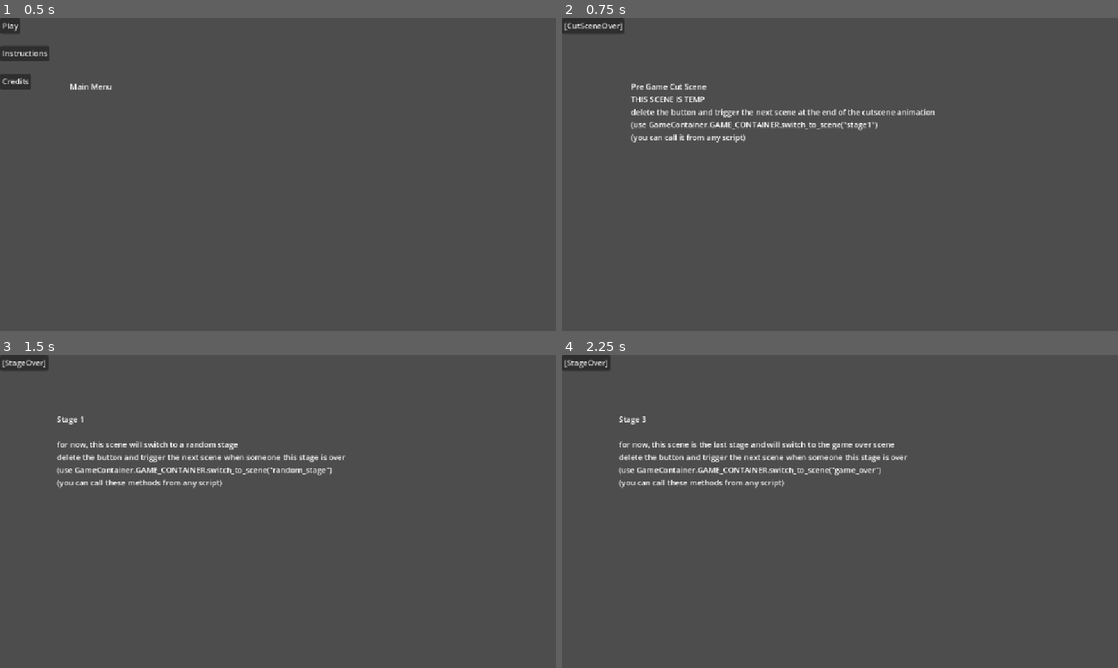
Above: before the commit, frames 1-4 (two rows, left to right).
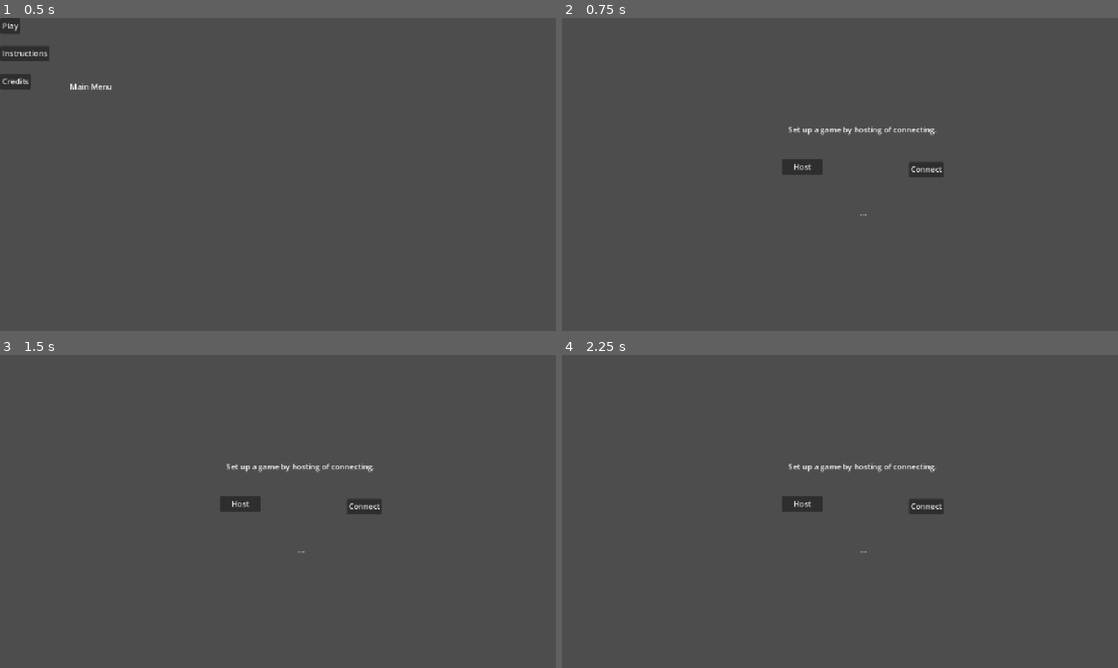
Above: after the commit, the same moments.

Repository: JoeyGiordano/JGZGodotGameTemplate
Game: Godot game, scene res://scenes/game_container/game_container.tscn
The game is run twice, just before and just after one commit, with the same random seed, the same clock (stepped at 60 frames per second) and the same inputs.
Inputs (mouse positions are in pixels of both pictures, inside the frame that each line leads up to):
- Up to frame 1 (0.5 s): no input
- Up to frame 2 (0.75 s): click "Play" at 0.5 s
- Up to frame 3 (1.5 s): click (33, 361) at 1.25 s, where only the run before the commit has a clickable "[CutSceneOver]"
- Up to frame 4 (2.25 s): click (584, 361) at 2 s, where only the run before the commit has a clickable "[StageOver]"

Frame 1 is identical in both runs. In frame 2, 2.9% of the frame differs, in the area x 0-69%, y 0-64%; in frame 3, 2.9%; in frame 4, 3.0%.

Commit message:
Setup
No networking yet

Diff:
--- a/scenes/cutscenes/cutscene1.tscn
+++ /dev/null
@@ -1,23 +0,0 @@
-[gd_scene load_steps=2 format=3 uid="uid://bn5ejiljdkkwe"]
-
-[ext_resource type="Script" uid="uid://xqxyy6g1qtfk" path="res://scenes/game_container/switch_to_scene.gd" id="1_dulpl"]
-
-[node name="PreGameCutScene" type="Node"]
-
-[node name="CutSceneOverButton" type="Button" parent="."]
-offset_right = 128.0
-offset_bottom = 31.0
-text = "[CutSceneOver]"
-script = ExtResource("1_dulpl")
-switch_to = "stage1"
-
-[node name="THIS SCENE IS TEMP" type="Label" parent="."]
-offset_left = 142.0
-offset_top = 130.0
-offset_right = 1088.0
-offset_bottom = 231.0
-text = "Pre Game Cut Scene
-THIS SCENE IS TEMP
-delete the button and trigger the next scene at the end of the cutscene animation
-(use GameContainer.GAME_CONTAINER.switch_to_scene(\"stage1\")
-(you can call it from any script)"
--- a/scenes/game_container/game_container.gd
+++ b/scenes/game_container/game_container.gd
@@ -12,23 +12,18 @@
 @onready var Players = $Players
 
 #Scenes
-@onready var main_menu : PackedScene = preload("res://scenes/statics/main_menu.tscn")
-@onready var credits : PackedScene = preload("res://scenes/statics/credits.tscn")
-@onready var instructions : PackedScene = preload("res://scenes/statics/instructions.tscn")
-@onready var cutscene1 : PackedScene = preload("res://scenes/cutscenes/cutscene1.tscn")
-@onready var game_over : PackedScene = preload("res://scenes/statics/game_over.tscn")
-@onready var stage1 : PackedScene = preload("res://scenes/stages/stage1.tscn")
-@onready var stage2 : PackedScene = preload("res://scenes/stages/stage2.tscn")
-@onready var stage3 : PackedScene = preload("res://scenes/stages/stage3.tscn")
+@onready var main_menu : PackedScene = preload("res://scenes/shell_scenes/main_menu.tscn")
+@onready var credits : PackedScene = preload("res://scenes/shell_scenes/credits.tscn")
+@onready var instructions : PackedScene = preload("res://scenes/shell_scenes/instructions.tscn")
+@onready var connect : PackedScene = preload("res://scenes/shell_scenes/connect.tscn")
+@onready var game : PackedScene = preload("res://scenes/stages/game.tscn")
+
 @onready var scene_dict = {
 	"main_menu" : main_menu,
 	"credits" : credits,
 	"instructions" : instructions,
-	"cutscene1" : cutscene1,
-	"game_over" : game_over,
-	"stage1" : stage1,
-	"stage2" : stage2,
-	"stage3" : stage3
+	"connect" : connect,
+	"game" : game,
 }
 
 
@@ -56,17 +51,8 @@
 	ActiveSceneHolder.add_child(s)
 
 func get_scene(scene_name : String) -> PackedScene:
-	#return the PackedScene with the name scene_name, or return a random stage
-	if scene_name == "random_stage" :
-		return get_random_stage()
+	#return the PackedScene with the name scene_name
 	if !scene_dict.has(scene_name) :
 		print("Scene " + scene_name + " is not in scene dict.")
 		return main_menu
 	return scene_dict[scene_name]
-
-func get_random_stage() -> PackedScene:
-	#return a random stage
-	var r = int(randf() * 4)
-	if r == 0 : return stage1
-	if r == 1 : return stage2
-	else : return stage3
--- a/scenes/game_container/game_container.tscn
+++ b/scenes/game_container/game_container.tscn
@@ -1,7 +1,7 @@
 [gd_scene load_steps=3 format=3 uid="uid://dajeyyd76x0vu"]
 
 [ext_resource type="Script" uid="uid://gj6s4jjigw13" path="res://scenes/game_container/game_container.gd" id="1_nfc83"]
-[ext_resource type="PackedScene" uid="uid://dd71ltua8vpqj" path="res://scenes/statics/main_menu.tscn" id="1_ojqp2"]
+[ext_resource type="PackedScene" uid="uid://dd71ltua8vpqj" path="res://scenes/shell_scenes/main_menu.tscn" id="1_ojqp2"]
 
 [node name="GameContainer" type="Node"]
 script = ExtResource("1_nfc83")
--- /dev/null
+++ b/scenes/shell_scenes/connect.gd
@@ -0,0 +1,16 @@
+extends Node
+class_name Connect
+
+@onready var host_button : Button = $HostButton
+@onready var connect_botton : Button = $ConnectButton
+@onready var message : Label = $MessageLabel
+
+func _ready():
+	host_button.connect("button_down", host_button_pressed)
+	connect_botton.connect("button_down", connect_button_pressed)
+
+func host_button_pressed() :
+	message.text = "Trying to host..."
+
+func connect_button_pressed() :
+	message.text = "Trying to connect..."
--- /dev/null
+++ b/scenes/shell_scenes/connect.tscn
@@ -0,0 +1,34 @@
+[gd_scene load_steps=2 format=3 uid="uid://cbvw2p105b25e"]
+
+[ext_resource type="Script" uid="uid://dvcdc4txfqb3y" path="res://scenes/shell_scenes/connect.gd" id="1_0ndui"]
+
+[node name="Connect" type="Node"]
+script = ExtResource("1_0ndui")
+
+[node name="HostButton" type="Button" parent="."]
+offset_left = 455.0
+offset_top = 292.0
+offset_right = 539.0
+offset_bottom = 323.0
+text = "Host"
+
+[node name="ConnectButton" type="Button" parent="."]
+offset_left = 718.0
+offset_top = 297.0
+offset_right = 790.0
+offset_bottom = 328.0
+text = "Connect"
+
+[node name="Label" type="Label" parent="."]
+offset_left = 468.0
+offset_top = 219.0
+offset_right = 775.0
+offset_bottom = 242.0
+text = "Set up a game by hosting of connecting."
+
+[node name="MessageLabel" type="Label" parent="."]
+offset_left = 617.0
+offset_top = 391.0
+offset_right = 657.0
+offset_bottom = 414.0
+text = "..."
--- a/scenes/statics/main_menu.tscn
+++ b/scenes/shell_scenes/main_menu.tscn
@@ -9,7 +9,7 @@
 offset_bottom = 8.0
 text = "Play"
 script = ExtResource("1_hccbo")
-switch_to = "cutscene1"
+switch_to = "connect"
 
 [node name="CreditsButton" type="Button" parent="."]
 offset_top = 115.0
--- a/scenes/stages/stage2.tscn
+++ b/scenes/stages/game.tscn
@@ -1,22 +1,22 @@
-[gd_scene load_steps=2 format=3 uid="uid://cf2y7c10u4cxh"]
+[gd_scene load_steps=2 format=3 uid="uid://brihhvr3e0dtq"]
 
-[ext_resource type="Script" uid="uid://xqxyy6g1qtfk" path="res://scenes/game_container/switch_to_scene.gd" id="1_y2uux"]
+[ext_resource type="Script" uid="uid://xqxyy6g1qtfk" path="res://scenes/game_container/switch_to_scene.gd" id="1_g1qqk"]
 
-[node name="Stage2" type="Node2D"]
+[node name="Game" type="Node2D"]
 
 [node name="StageOverButton" type="Button" parent="."]
 offset_right = 8.0
 offset_bottom = 8.0
 text = "[StageOver]"
-script = ExtResource("1_y2uux")
+script = ExtResource("1_g1qqk")
 switch_to = "random_stage"
 
 [node name="THIS TEXT IS TEMP" type="Label" parent="."]
-offset_left = 115.0
+offset_left = 117.0
 offset_top = 121.0
-offset_right = 1074.0
+offset_right = 1076.0
 offset_bottom = 300.0
-text = "Stage 2
+text = "Stage 1
 
 for now, this scene will switch to a random stage
 delete the button and trigger the next scene when someone this stage is over
--- a/scenes/stages/stage1.tscn
+++ /dev/null
@@ -1,24 +0,0 @@
-[gd_scene load_steps=2 format=3 uid="uid://brihhvr3e0dtq"]
-
-[ext_resource type="Script" uid="uid://xqxyy6g1qtfk" path="res://scenes/game_container/switch_to_scene.gd" id="1_g1qqk"]
-
-[node name="Stage1" type="Node2D"]
-
-[node name="StageOverButton" type="Button" parent="."]
-offset_right = 8.0
-offset_bottom = 8.0
-text = "[StageOver]"
-script = ExtResource("1_g1qqk")
-switch_to = "random_stage"
-
-[node name="THIS TEXT IS TEMP" type="Label" parent="."]
-offset_left = 117.0
-offset_top = 121.0
-offset_right = 1076.0
-offset_bottom = 300.0
-text = "Stage 1
-
-for now, this scene will switch to a random stage
-delete the button and trigger the next scene when someone this stage is over
-(use GameContainer.GAME_CONTAINER.switch_to_scene(\"random_stage\")
-(you can call these methods from any script)"
--- a/scenes/stages/stage3.tscn
+++ /dev/null
@@ -1,24 +0,0 @@
-[gd_scene load_steps=2 format=3 uid="uid://dydnt3eq7h3wx"]
-
-[ext_resource type="Script" uid="uid://xqxyy6g1qtfk" path="res://scenes/game_container/switch_to_scene.gd" id="1_cb363"]
-
-[node name="Stage3" type="Node2D"]
-
-[node name="StageOverButton" type="Button" parent="."]
-offset_right = 8.0
-offset_bottom = 8.0
-text = "[StageOver]"
-script = ExtResource("1_cb363")
-switch_to = "game_over"
-
-[node name="THIS TEXT IS TEMP" type="Label" parent="."]
-offset_left = 117.0
-offset_top = 121.0
-offset_right = 1076.0
-offset_bottom = 300.0
-text = "Stage 3
-
-for now, this scene is the last stage and will switch to the game over scene
-delete the button and trigger the next scene when someone this stage is over
-(use GameContainer.GAME_CONTAINER.switch_to_scene(\"game_over\")
-(you can call these methods from any script)"
--- a/scenes/statics/game_over.tscn
+++ /dev/null
@@ -1,20 +0,0 @@
-[gd_scene load_steps=2 format=3 uid="uid://cby3remb66qik"]
-
-[ext_resource type="Script" uid="uid://xqxyy6g1qtfk" path="res://scenes/game_container/switch_to_scene.gd" id="1_mua0j"]
-
-[node name="GameOver" type="Node"]
-
-[node name="MainMenuButton" type="Button" parent="."]
-offset_right = 8.0
-offset_bottom = 8.0
-text = "MainMenu"
-script = ExtResource("1_mua0j")
-switch_to = "main_menu"
-
-[node name="TEMP" type="Label" parent="."]
-offset_left = 144.0
-offset_top = 130.0
-offset_right = 308.0
-offset_bottom = 179.0
-text = "Game_Over
-Player 1 Wins"
Not shown, added: scenes/shell_scenes/connect.gd.uid
Renamed: scenes/statics/credits.tscn -> scenes/shell_scenes/credits.tscn
Renamed: scenes/statics/instructions.tscn -> scenes/shell_scenes/instructions.tscn
